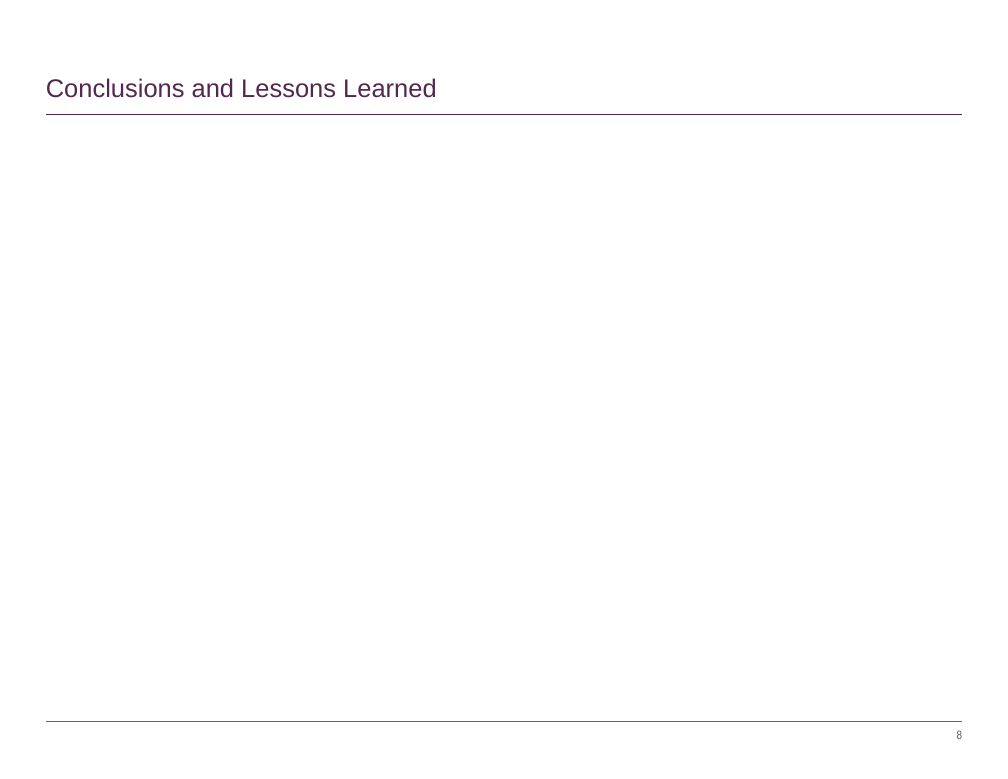
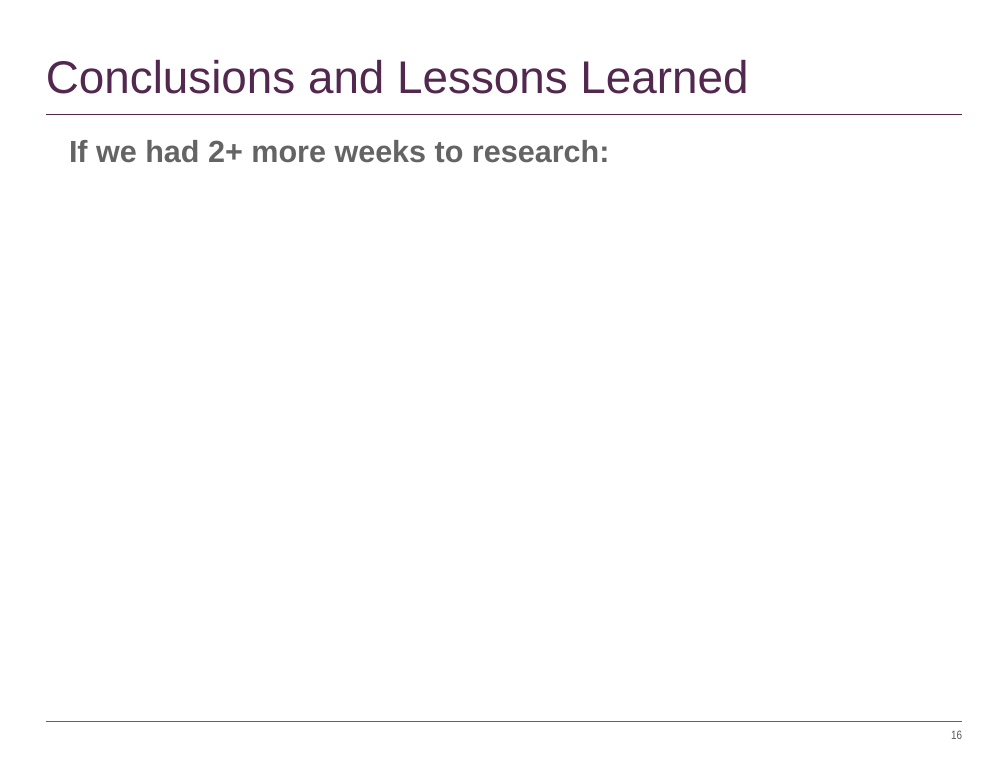
Before and after one commit to timothyyu/pr1-apple-stock-analysis, a slide deck: slide 16 of DataScience Project-One_Rutgers.pptx (slide 8 before the commit). Drawn at 1008x779 pixels with LibreOffice and Linux fonts; fonts in the diff are those of the drawing. Boxes give left, top, right and bottom in pixels: in the first picture for what was removed or moved away, otherwise in the second. Text is boxed around its words. In the diff, an @@ line names an element or a change of style, - is before the commit and + after.

```diff
--- a/DataScience Project-One_Rutgers.pptx
+++ b/DataScience Project-One_Rutgers.pptx
@@ title "Conclusions and Lessons Learned" at [46, 59, 748, 94]: size 20 to 36 pt @@
@@ text added at [69, 140, 610, 163], 24 pt, text #646464, bold @@
+If we had 2+ more weeks to research:
@@ page number at [951, 730, 962, 739]: text changed @@
-8
+16
```
Also in this commit, not shown: 6 other slides changed, 10 slides added, 1 slide removed.
